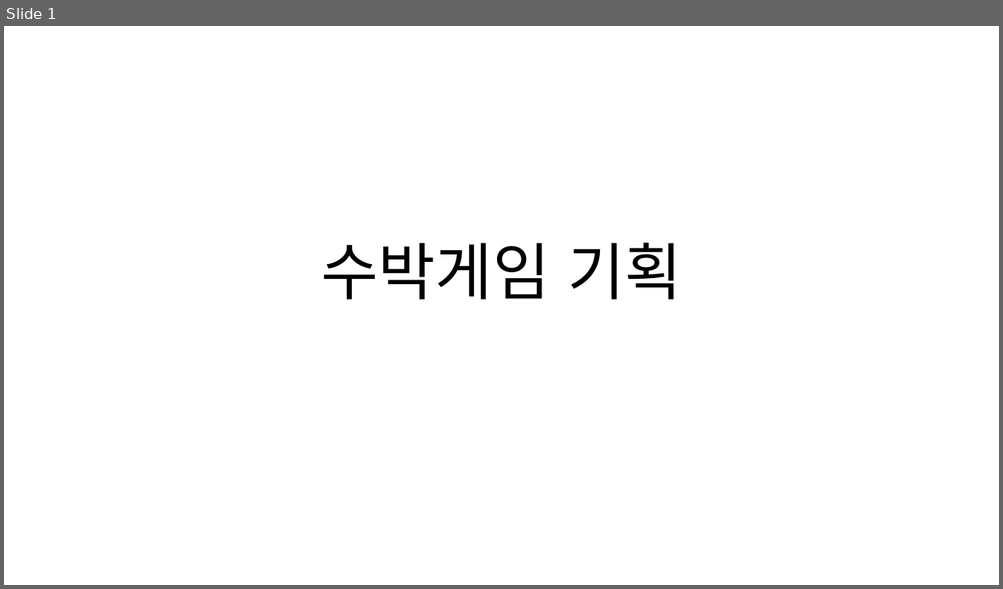
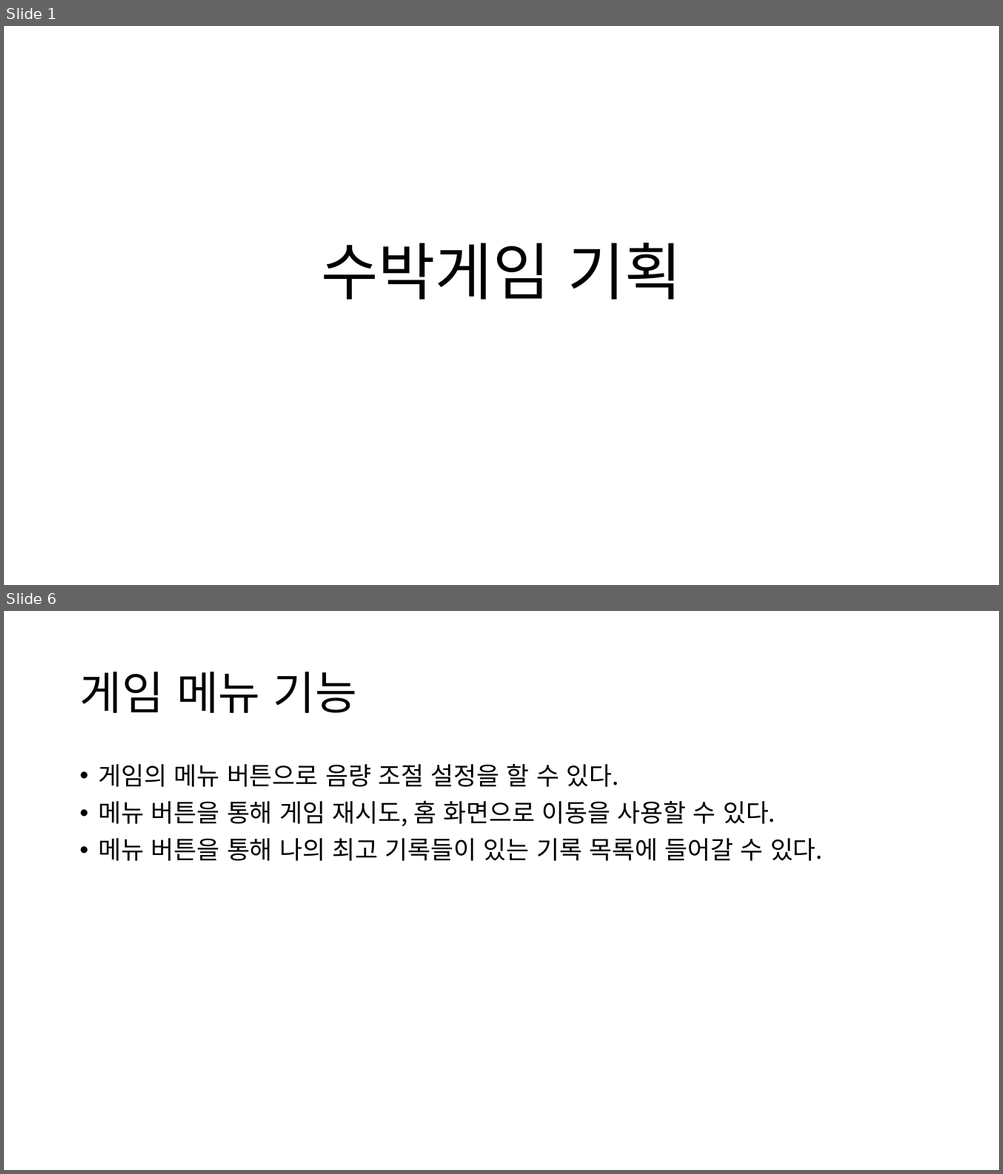
Before and after one commit to AniWhY0909/SSC_WM_Project, a slide deck: Documents/Suika.Watermelon/기획서(박정우).pptx. Shown one above the other, each under a label of ours: slide 1 before the commit, slides 1 and 6 after it; the slides between them are not shown. The pictures are 1003x589 and 1003x1174 pixels, drawn with LibreOffice and Linux fonts; fonts in the diff are those of the drawing. Boxes give left, top, right and bottom in pixels: in the first picture for what was removed or moved away, otherwise in the second. Text is boxed around its words. In the diff, an @@ line names an element or a change of style, - is before the commit and + after.

```diff
--- a/Documents/Suika.Watermelon/기획서(박정우).pptx
+++ b/Documents/Suika.Watermelon/기획서(박정우).pptx
@@ slide 6 added at [4,611,999,1170], background #FFFFFF @@
@@ title added at [79,672,357,713], 44 pt, text #000000 @@
+게임 메뉴 기능
@@ text added at [99,764,822,861], 24 pt, text #000000 @@
+• 게임의 메뉴 버튼으로 음량 조절 설정을 할 수 있다.
+• 메뉴 버튼을 통해 게임 재시도, 홈 화면으로 이동을 사용할 수 있다.
+• 메뉴 버튼을 통해 나의 최고 기록들이 있는 기록 목록에 들어갈 수 있다.
```
Also in this commit, not shown: 7 slides changed, 1 other slide added, 1 slide removed.
